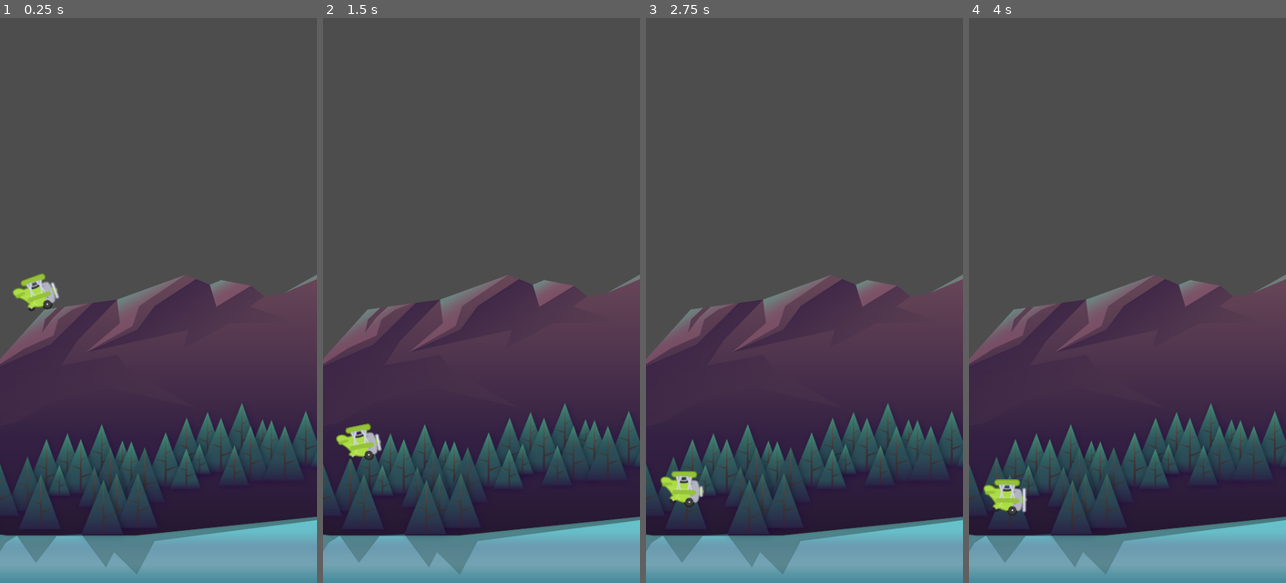
Above: before the commit, frames 1-4 (left to right).
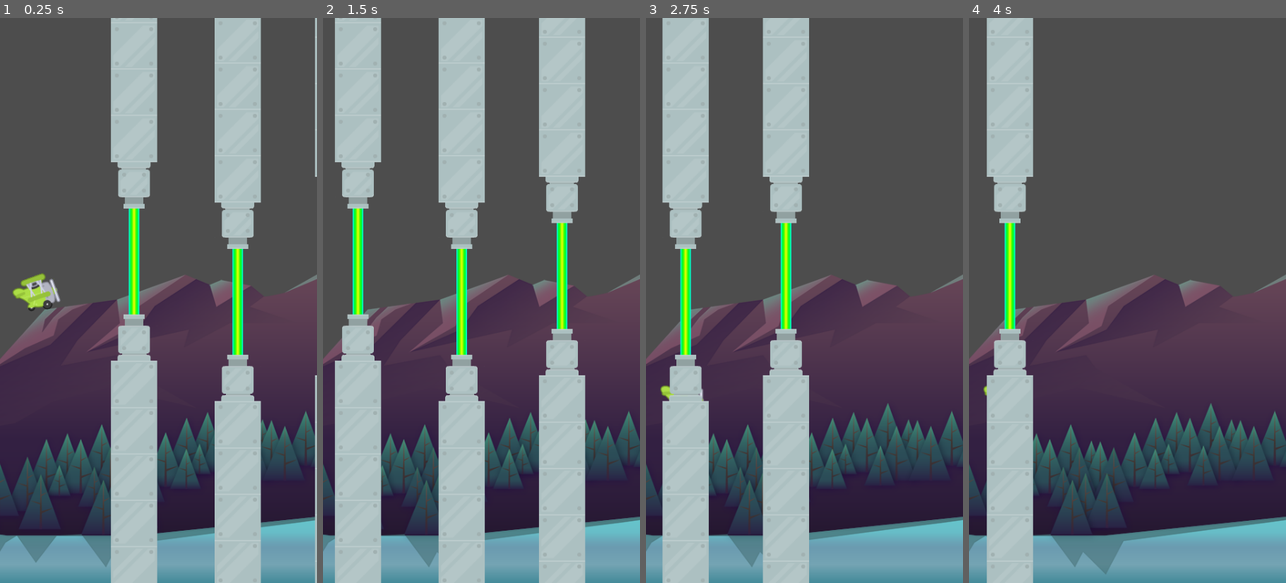
Above: after the commit, the same moments.

Repository: vanonselenp/jam
Game: Godot game, scene res://scenes/game/game.tscn
The game is run twice, just before and just after one commit, with the same random seed, the same clock (stepped at 60 frames per second) and the same inputs.
Inputs:
- Up to frame 1 (0.25 s): no input
- Up to frame 2 (1.5 s): tap Space (fly) at 0.6, 1.35 s
- Up to frame 3 (2.75 s): tap Space (fly) at 2.1 s
- Up to frame 4 (4 s): tap Space (fly) at 2.85, 3.6 s

The runs differ from the first frame. In frame 1, 24% of the frame differs, in the area x 15-100%, y 0-100%; in frame 2, 35%, in the area x 3-83%, y 0-100%; in frame 3, 23%; in frame 4, 12%.

Commit message:
main: plumbing

Diff:
--- a/jumpstart-godot/tappy/scenes/game/game.tscn
+++ b/jumpstart-godot/tappy/scenes/game/game.tscn
@@ -1,8 +1,9 @@
-[gd_scene load_steps=4 format=3 uid="uid://c7ywl45418ju5"]
+[gd_scene load_steps=5 format=3 uid="uid://c7ywl45418ju5"]
 
 [ext_resource type="Texture2D" uid="uid://cl6yyut2d5l5w" path="res://assets/background/rocks_2.png" id="1_aod6g"]
 [ext_resource type="PackedScene" uid="uid://ba2u03d2pevfw" path="res://scenes/plane/plane.tscn" id="2_00mlv"]
 [ext_resource type="PackedScene" uid="uid://cxxs4jcind67j" path="res://scenes/barrier/barrier.tscn" id="3_77v7q"]
+[ext_resource type="PackedScene" uid="uid://lvw4f4ac13jx" path="res://scenes/pipes/pipes.tscn" id="3_xbxp3"]
 
 [node name="Game" type="Node2D"]
 
@@ -18,3 +19,15 @@
 
 [node name="Barrier2" parent="." instance=ExtResource("3_77v7q")]
 position = Vector2(0, 860)
+
+[node name="Pipes" parent="." instance=ExtResource("3_xbxp3")]
+position = Vector2(233, 368)
+speed = 120
+
+[node name="Pipes2" parent="." instance=ExtResource("3_xbxp3")]
+position = Vector2(390, 429)
+speed = 120
+
+[node name="Pipes3" parent="." instance=ExtResource("3_xbxp3")]
+position = Vector2(542, 390)
+speed = 120
--- /dev/null
+++ b/jumpstart-godot/tappy/scenes/laser/laser.tscn
@@ -0,0 +1,17 @@
+[gd_scene load_steps=3 format=3 uid="uid://cjwffa0c150l8"]
+
+[ext_resource type="Texture2D" uid="uid://dy8dvnydbfk65" path="res://assets/pipes/laser2.png" id="1_lsa2u"]
+
+[sub_resource type="RectangleShape2D" id="RectangleShape2D_jli3e"]
+size = Vector2(5, 192)
+
+[node name="Laser" type="Area2D"]
+
+[node name="Sprite2D" type="Sprite2D" parent="."]
+scale = Vector2(1, 8)
+texture = ExtResource("1_lsa2u")
+offset = Vector2(2.08165e-12, 2.08165e-12)
+
+[node name="CollisionShape2D" type="CollisionShape2D" parent="."]
+position = Vector2(13, 0)
+shape = SubResource("RectangleShape2D_jli3e")
--- /dev/null
+++ b/jumpstart-godot/tappy/scenes/pipe/pipes.tscn
@@ -0,0 +1,17 @@
+[gd_scene load_steps=3 format=3 uid="uid://bkmd5cupsdbxq"]
+
+[ext_resource type="Texture2D" uid="uid://c7vjvhdifama2" path="res://assets/pipes/pipe.png" id="1_4gswi"]
+
+[sub_resource type="RectangleShape2D" id="RectangleShape2D_ngunv"]
+size = Vector2(70, 591)
+
+[node name="Pipe" type="Area2D"]
+
+[node name="Sprite2D" type="Sprite2D" parent="."]
+texture = ExtResource("1_4gswi")
+centered = false
+offset = Vector2(-35, 2.08165e-12)
+
+[node name="CollisionShape2D" type="CollisionShape2D" parent="."]
+position = Vector2(0, 334.5)
+shape = SubResource("RectangleShape2D_ngunv")
--- /dev/null
+++ b/jumpstart-godot/tappy/scenes/pipes/pipes.gd
@@ -0,0 +1,28 @@
+extends Node2D
+
+
+@export var speed = 120
+
+# Called when the node enters the scene tree for the first time.
+func _ready():
+	pass # Replace with function body.
+
+
+# Called every frame. 'delta' is the elapsed time since the previous frame.
+func _process(delta):
+	position.x -= delta * speed
+
+
+func _on_pipes_screen_exited():
+	queue_free()
+
+
+func _on_laser_body_exited(body):
+	if body.is_in_group("player") == true:
+		print("point scored")
+
+
+func _on_pipe_body_entered(body):
+	if body.is_in_group("player"):
+		print("pipe entered: ", body)
+		body.death()
--- /dev/null
+++ b/jumpstart-godot/tappy/scenes/pipes/pipes.tscn
@@ -0,0 +1,25 @@
+[gd_scene load_steps=4 format=3 uid="uid://lvw4f4ac13jx"]
+
+[ext_resource type="PackedScene" uid="uid://cjwffa0c150l8" path="res://scenes/laser/laser.tscn" id="1_ko2i3"]
+[ext_resource type="Script" path="res://scenes/pipes/pipes.gd" id="1_yhdp0"]
+[ext_resource type="PackedScene" uid="uid://bkmd5cupsdbxq" path="res://scenes/pipe/pipes.tscn" id="2_7aq35"]
+
+[node name="Pipes" type="Node2D"]
+script = ExtResource("1_yhdp0")
+
+[node name="Laser" parent="." instance=ExtResource("1_ko2i3")]
+
+[node name="Lower" parent="." instance=ExtResource("2_7aq35")]
+position = Vector2(2.08165e-12, 80)
+
+[node name="Upper" parent="." instance=ExtResource("2_7aq35")]
+position = Vector2(2.08165e-12, -80)
+rotation = 3.14159
+
+[node name="VisibleOnScreenNotifier2D" type="VisibleOnScreenNotifier2D" parent="."]
+position = Vector2(104, 0)
+
+[connection signal="body_exited" from="Laser" to="." method="_on_laser_body_exited"]
+[connection signal="body_entered" from="Lower" to="." method="_on_pipe_body_entered"]
+[connection signal="body_entered" from="Upper" to="." method="_on_pipe_body_entered"]
+[connection signal="screen_exited" from="VisibleOnScreenNotifier2D" to="." method="_on_pipes_screen_exited"]
--- a/jumpstart-godot/tappy/scenes/plane/plane.gd
+++ b/jumpstart-godot/tappy/scenes/plane/plane.gd
@@ -20,7 +20,7 @@
 	move_and_slide()
 
 	if is_on_floor():
-		animated_sprite_2d.stop()
+		death()
 
 
 func fly(delta: float) -> void:
@@ -31,6 +31,6 @@
 		animation_player.play("power")
 
 
-func death(delta: float) -> void:
+func death() -> void:
 	set_physics_process(false)
 	animated_sprite_2d.stop()
--- a/jumpstart-godot/tappy/scenes/plane/plane.tscn
+++ b/jumpstart-godot/tappy/scenes/plane/plane.tscn
@@ -59,7 +59,7 @@
 "power": SubResource("Animation_fdy2w")
 }
 
-[node name="Plane" type="CharacterBody2D"]
+[node name="Plane" type="CharacterBody2D" groups=["player"]]
 script = ExtResource("1_p5qhh")
 
 [node name="AnimatedSprite2D" type="AnimatedSprite2D" parent="."]
@@ -68,7 +68,7 @@
 sprite_frames = SubResource("SpriteFrames_3tce6")
 animation = &"fly"
 autoplay = "fly"
-frame_progress = 0.33087
+frame_progress = 0.506
 
 [node name="CollisionShape2D" type="CollisionShape2D" parent="."]
 shape = SubResource("CircleShape2D_pogt6")
